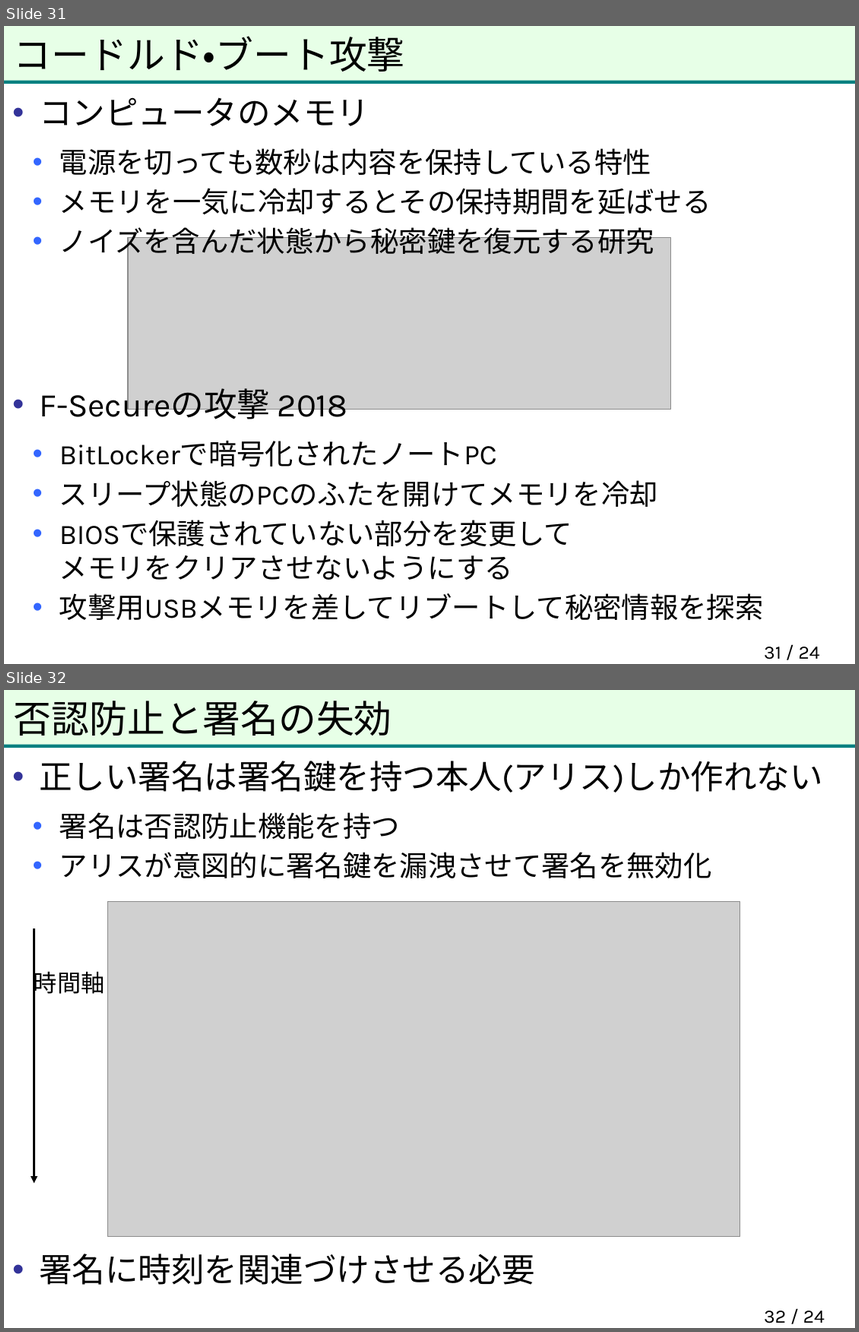
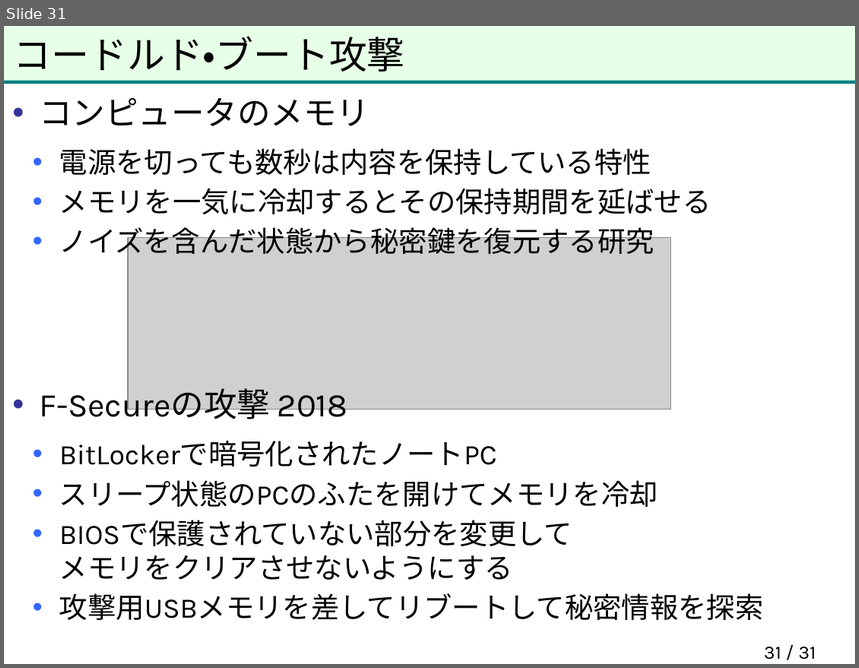
Before and after one commit to herumi/anninbon, a slide deck: lec/anninbon7.pptx. Shown one above the other, each under a label of ours: slides 31 and 32 before the commit, slide 31 after it. The pictures are 859x1332 and 859x668 pixels, drawn with LibreOffice and Linux fonts; fonts in the diff are those of the drawing; grey boxes stand for pictures; background and template pictures are left out. Boxes give left, top, right and bottom in pixels: in the first picture for what was removed or moved away, otherwise in the second. Text is boxed around its words. In the diff, an @@ line names an element or a change of style, - is before the commit and + after.

```diff
--- a/lec/anninbon7.pptx
+++ b/lec/anninbon7.pptx
@@ slide 32 removed at <box>4,690,855,1328</box>, background #FFFFFF; not listed: 2 template elements that a slide beside it also shows @@
@@ title removed at <box>14,701,392,736</box> @@
-否認防止と署名の失効
@@ text removed at <box>34,761,823,1285</box> @@
-• 正しい署名は署名鍵を持つ本人(アリス)しか作れない
-  • 署名は否認防止機能を持つ
-  • アリスが意図的に署名鍵を漏洩させて署名を無効化
-時間軸
-• 署名に時刻を関連づけさせる必要
@@ picture removed at <box>108,902,740,1237</box> @@
@@ arrow removed from (34, 929) to (34, 1184) @@
@@ page number removed at <box>764,1311,825,1324</box> @@
-32 / 24
@@ page number at <box>764,647,816,660</box>: text changed @@
-31 / 24
+31 / 31
```
Also in this commit, not shown: 1 slide changed, 16 other slides removed, 1 other file.
